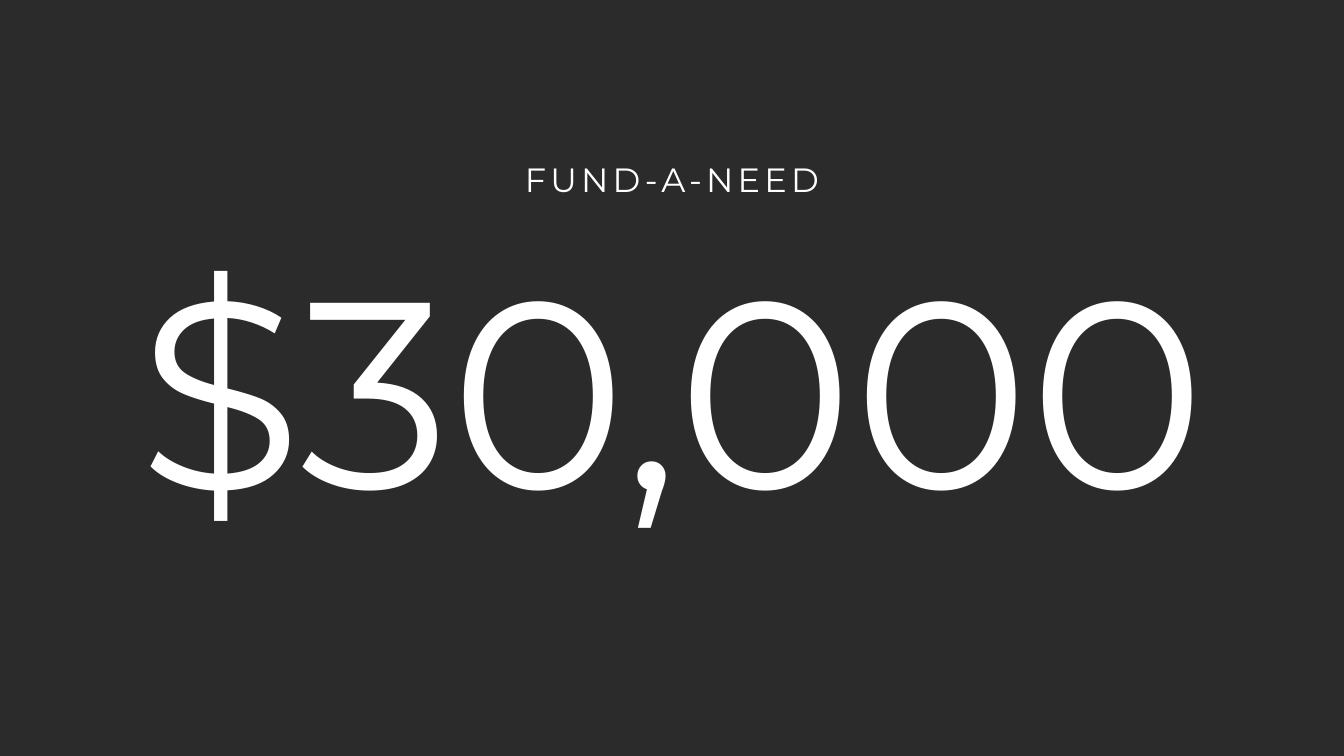
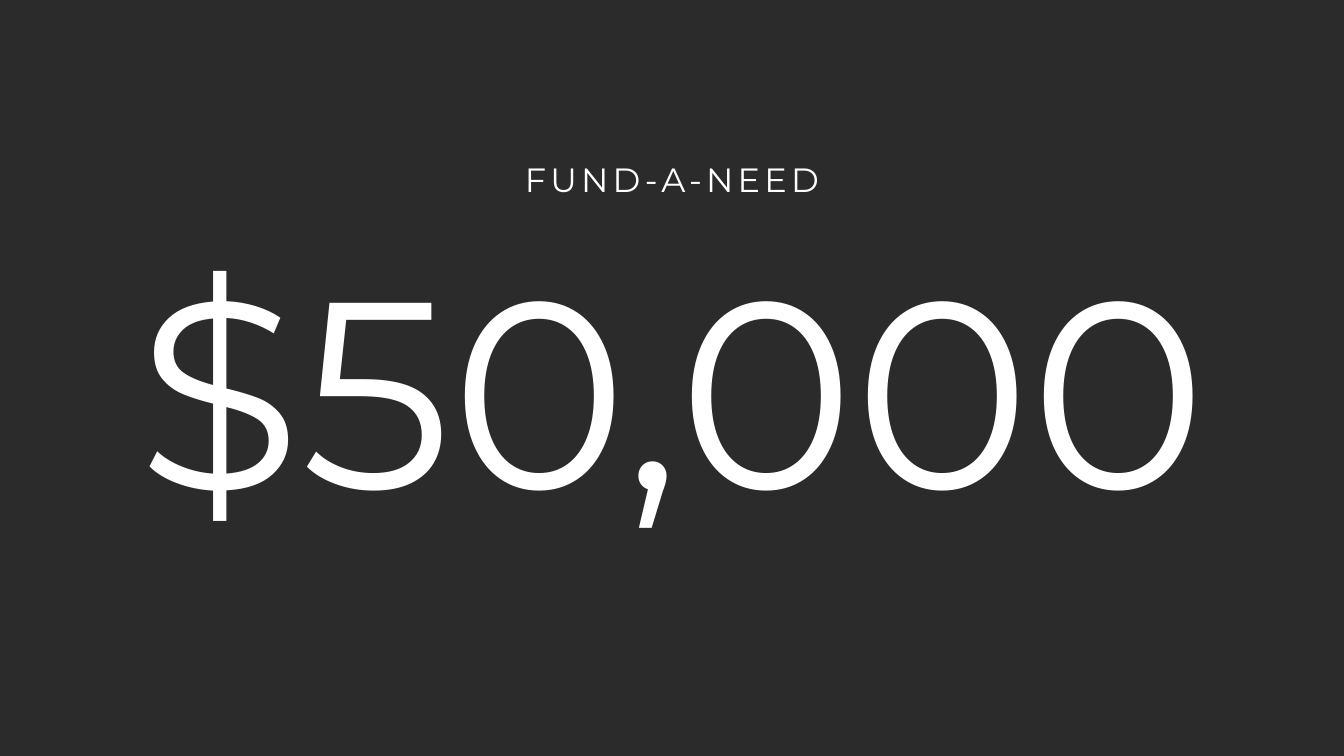
Before and after one commit to LauraRestum/gala_asset_dashboard, a slide deck: slide 15 of assets/2026-gala-program-presentation.pptx. Drawn at 1344x756 pixels with LibreOffice and Linux fonts; fonts in the diff are those of the drawing; background and template pictures are left out; a plain dark background stands for a picture behind light text. Boxes give left, top, right and bottom in pixels: in the first picture for what was removed or moved away, otherwise in the second. Text is boxed around its words. In the diff, an @@ line names an element or a change of style, - is before the commit and + after.

```diff
--- a/assets/2026-gala-program-presentation.pptx
+++ b/assets/2026-gala-program-presentation.pptx
@@ text at [138,271,1207,528]: text changed @@
-$30,000
+$50,000
```
Also in this commit, not shown: 5 other slides changed, 5 slides added, 2 slides removed, 34 other files.
